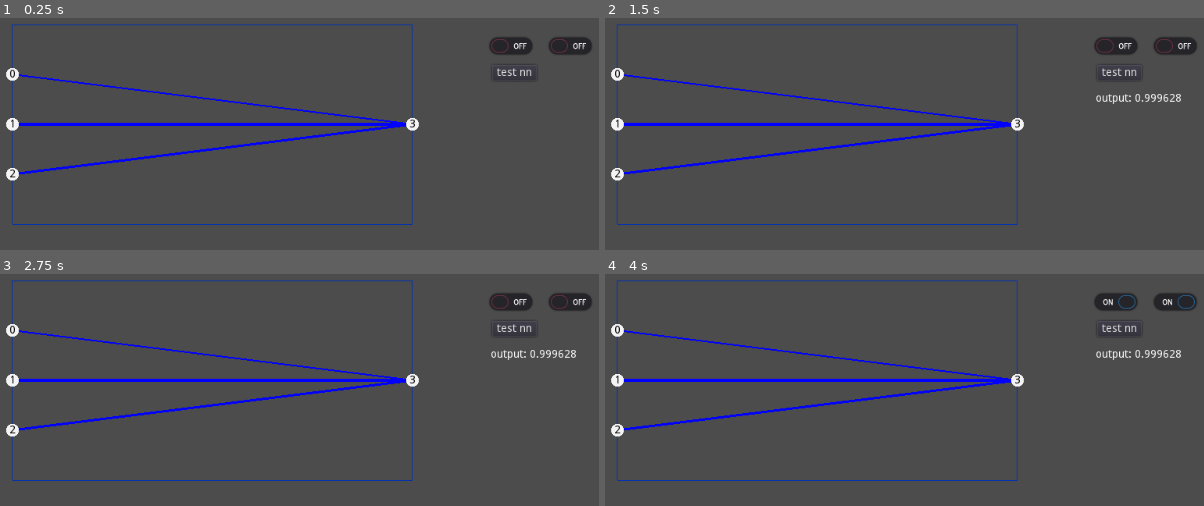
Above: before the commit, frames 1-4 (two rows, left to right).
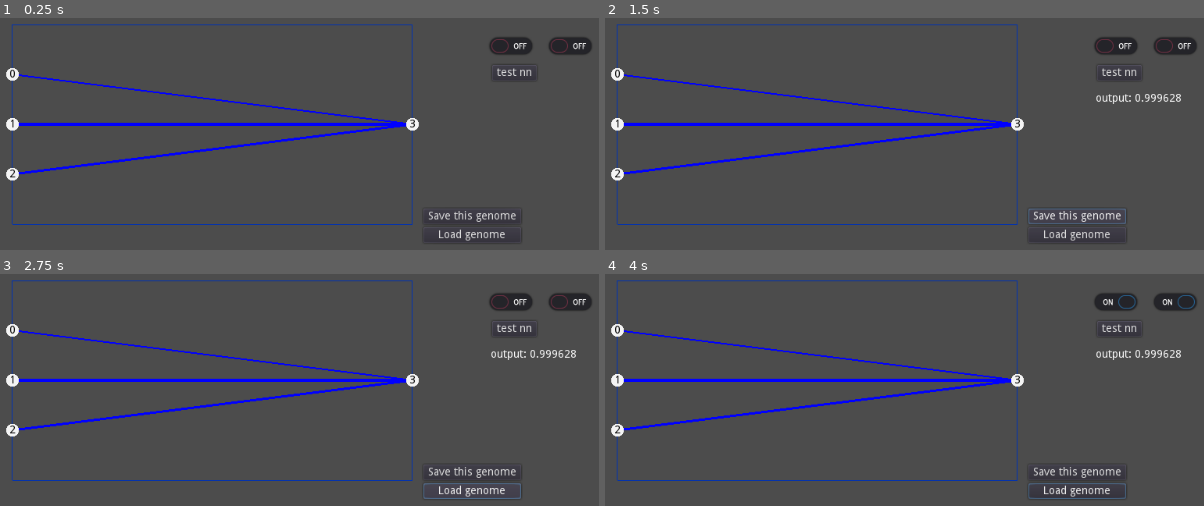
Above: after the commit, the same moments.

Repository: WhoStoleMyCoffee/GodotNEAT
Game: Godot game, scene res://Scenes/Test/TestScene.tscn
The game is run twice, just before and just after one commit, with the same random seed, the same clock (stepped at 60 frames per second) and the same inputs. Before the commit the project starts from res://Scenes/TestScene.tscn.
Inputs (mouse positions are in pixels of both pictures, inside the frame that each line leads up to):
- Up to frame 1 (0.25 s): no input
- Up to frame 2 (1.5 s): click "test nn" at 0.5 s; click (1078, 217) at 1.25 s, where only the run after the commit has a clickable "Save this genome"
- Up to frame 3 (2.75 s): click (473, 492) at 2 s, where only the run after the commit has a clickable "Load genome"
- Up to frame 4 (4 s): click (1114, 301) at 2.75 s; click (1174, 301) at 3.5 s

The runs differ from the first frame. In frame 1, 0.5% of the frame differs, in the area x 71-87%, y 83-97%; in frame 2, 0.7%, in the area x 70-87%, y 82-97%; in frame 3, 0.6%; in frame 4, 0.6%.

Commit message:
basic saving

Diff:
--- a/NEAT/NEATNN.gd
+++ b/NEAT/NEATNN.gd
@@ -89,14 +89,15 @@
 
 	nodes.resize(0)
 	nodes.resize(nn.nodes.size())
-	connections = nn.connections.duplicate()
+	connections = nn.connections.duplicate(true)
 	fitness = nn.fitness
 	species_id = nn.species_id
+	owner = nn.owner
 	return self
 
 
 func get_color() -> Color:
-	return owner.get_species_color(species_id) if owner else Color.white
+	return owner.get_species_color(species_id) if owner else Color.transparent
 
 
 func reset():
@@ -183,6 +184,27 @@
 	connections[randi() % connections.size()].is_enabled = enable
 
 
+# SAVE & LOAD -------------------------------------------------------------
+func save_json(path : String):
+	var f : File = File.new()
+	f.open(path, File.WRITE)
+	f.store_line(to_json(get_save_data()))
+	f.close()
+
+
+func get_save_data() -> Dictionary:
+	var data : Dictionary = {
+		'n' : [INPUT_COUNT, OUTPUT_COUNT, nodes.size()],
+		'c' : [],
+		'f' : fitness,
+		's' : species_id
+	}
+
+	for c in connections:
+		data.c.append(NeatUtil.compress_connection(c))
+
+	return data
+
 
 # UTIL --------------------------------------------------------------------
 func get_hidden_nodes_count() -> int:
@@ -214,7 +236,6 @@
 		print(s)
 
 
-
 func activation_func(x : float):
 #	return 1/(1+exp(-4*x))
 	return tanh(x)*0.5 + 0.5
--- a/NEAT/NEATPopulation.gd
+++ b/NEAT/NEATPopulation.gd
@@ -1,6 +1,7 @@
 class_name NEATPopulation extends Reference
 
 
+var base_size : int = 0
 var size : int = 0
 var genomes : Array = [] #NEATNN[]
 var species_data : Dictionary = {} #Dict<int id, Dict data>
@@ -55,6 +56,7 @@
 func _init(s : int, nn_inputs : int, nn_outputs : int):
 	NN_INPUTS = nn_inputs
 	NN_OUTPUTS = nn_outputs
+	base_size = s
 	size = s
 
 	for i in range(size):
@@ -115,9 +117,8 @@
 
 
 #speciate the genomes array
-# mostly the same as	speciate(genomes.duplicate())
 func speciate_genomes():
-	speciate(genomes.duplicate())
+	speciate(genomes.duplicate(true))
 
 
 #arr : unspeciated genomes array
@@ -225,14 +226,19 @@
 
 #pool : pool of ALL species
 func _reproduce_species(sid : int, count : int, pools : Dictionary, new_genomes : Array):
-	if count == 0: return
+	if count == 0:
+		if species_data.size() == 1: #if last species, reset
+			print('%s --- POPULATION FAILED. Resetting...' % [self])
+			reset( new_genomes, pools[sid].data.keys()[0] )
+		return
+
 #	print('    reproducing species. sid=%s count=%s' % [sid, count])
 	var pool : MatingPool = pools[sid]
 
 	if DO_ELITISM:
 		#pool.data.keys()[0] = best genome in this species.
 		# its index 0 bc genomes have been sorted in reproduce()
-		new_genomes.append(pool.data.keys()[0])
+		new_genomes.append(NEATNN.new(NN_INPUTS, NN_OUTPUTS).copy(pool.data.keys()[0]))
 
 	for _i in range(count - int(DO_ELITISM)):
 		var p1 : NEATNN = pool.pick()
@@ -247,6 +253,19 @@
 		child.owner = self
 		mutate(child)
 		new_genomes.append(child)
+
+
+func reset(arr : Array, base_nn : NEATNN):
+	arr.clear()
+	species_counter = 0
+	gen = 0
+	create_species(base_size)
+	for i in range(base_size):
+		var g : NEATNN = NEATNN.new(NN_INPUTS, NN_OUTPUTS).copy(base_nn)
+		mutate(g)
+		g.species_id = 0
+		g.owner = self
+		arr.append(g)
 
 
 func _compare_genomes(a, b):
@@ -278,6 +297,11 @@
 		nn.mutate_enabled(false)
 
 
+func gen_over():
+	gen += 1
+	emit_signal("gen_over")
+	reproduce()
+
 
 class MatingPool:
 	var data : Dictionary = {}
--- a/NEAT/NEATUtil.gd
+++ b/NEAT/NEATUtil.gd
@@ -23,7 +23,7 @@
 		var co = offspring.get_connection(c2.i)
 		#DISJOINT GENES
 		if co == null:
-			offspring.add_connection(c2.duplicate())
+			offspring.add_connection(c2.duplicate(true))
 			continue
 
 		#MATCHING GENES
@@ -109,3 +109,10 @@
 			return k
 		v -= pool[k]
 	return pool.keys()[1] #just in case
+
+
+func compress_connection(c : Dictionary) -> Array:
+	var a : int = c.i * (int(c.e)-int(!c.e)) #c.i if enabled, -c.i if disabled
+	var b : int = c.n[0] << 16 | (c.n[1] & 0xFFFF)
+	var w : float = c.w
+	return [a, b, w]
--- a/Scenes/TestScene.tscn
+++ b/Scenes/Test/TestScene.tscn
@@ -5,6 +5,8 @@
 [sub_resource type="GDScript" id=1]
 script/source = "extends Node2D
 
+
+const SAVEPATH : String = 'res://Scenes/Test/nn.json'
 
 var pop : NEATPopulation
 var di : int = 0
@@ -25,8 +27,7 @@
 
 func _ready():
 	pop = NEATPopulation.new(20, 3,1)
-	pop.TARGET_SPECIES = 4
-	pop.MUTATION_ADD_NODE_CHANCE = 0.0
+	pop.TARGET_SPECIES = 6
 
 	for g in pop.genomes:
 		pop.mutate(g.connect_all_nodes())
@@ -51,7 +52,7 @@
 	if Input.is_action_just_pressed(\"ui_accept\"):
 		di = 0
 		print('  reproducing...')
-		pop.reproduce()
+		pop.gen_over()
 
 		print(pop.species_data)
 		ff()
@@ -60,7 +61,8 @@
 
 func update_display():
 		$NEATDisplayer.set_drawing_nn(pop.genomes[di])
-		$RichTextLabel.text = 'genome %s\\n species: %s\\n fitness: %s' % [di, pop.genomes[di].species_id, pop.genomes[di].fitness]
+		$RichTextLabel.text = 'GEN %s' % [pop.gen] \\
+			+ '\\n genome %s\\n  species: %s\\n  fitness: %s' % [di, pop.genomes[di].species_id, pop.genomes[di].fitness]
 
 
 func ff():
@@ -78,41 +80,17 @@
 	var y = pop.genomes[di].feed_forward(X)
 	$output.text = 'output: %s' % y[0]
 
-#	var e : float = float(X[0]==1 or X[1]==1)
-#	print('y=%s expected=%s f=%s' % [y[0], e, range_lerp(abs(y[0] - e), 0.0, 1.0, 1.0, 0.0)])
 
 
-#	var pop : NEATPopulation = NEATPopulation.new(2, 0, 3,1)
-#	var nn1 : NEATNN = pop.genomes[0]
-#	var nn2 : NEATNN = pop.genomes[1]
-#
-#	nn1.add_connection(pop.create_connection(0,3, 0, true))
-#	nn1.add_connection(pop.create_connection(1,3, 0, false))
-#	nn1.add_connection(pop.create_connection(2,3, 0, true))
-#	nn1.add_connection(pop.create_connection(1,4, 0, true))
-#	nn1.add_connection(pop.create_connection(4,3, 0, true))
-#
-#	nn2.add_connection(pop.create_connection(0,3, 0, true))
-#	nn2.add_connection(pop.create_connection(1,3, 0, false))
-#	nn2.add_connection(pop.create_connection(2,3, 0, true))
-#	nn2.add_connection(pop.create_connection(1,4, 0, true))
-#	nn2.add_connection(pop.create_connection(4,3, 0, false))
-#
-#	nn2.add_connection(pop.create_connection(4,5, 0, true))
-#	nn2.add_connection(pop.create_connection(5,3, 0, true))
-#
-#	nn1.add_connection(pop.create_connection(0,4, 0, true))
-#
-#	nn2.add_connection(pop.create_connection(2,4, 0, true))
-#	nn2.add_connection(pop.create_connection(0,5, 0, true))
-#
-#	nn1.print_data()
-#	nn2.print_data()
-#
-#
-#	var child : NEATNN = NeatUtil.crossover(nn2, nn1)
-#
-#	child.print_data()
+
+func _on_Save_pressed():
+	print('Saving genome...')
+	pop.genomes[di].save_json(SAVEPATH)
+	print('Saving complete')
+
+
+func _on_Load_pressed():
+	pass # Replace with function body.
 "
 
 [node name="TestScene" type="Node2D"]
@@ -162,4 +140,20 @@
 margin_right = 668.0
 margin_bottom = 118.0
 
+[node name="Save" type="Button" parent="."]
+margin_left = 542.0
+margin_top = 252.0
+margin_right = 667.0
+margin_bottom = 272.0
+text = "Save this genome"
+
+[node name="Load" type="Button" parent="."]
+margin_left = 542.0
+margin_top = 276.0
+margin_right = 667.0
+margin_bottom = 296.0
+text = "Load genome"
+
 [connection signal="pressed" from="Button" to="." method="_on_Button_pressed"]
+[connection signal="pressed" from="Save" to="." method="_on_Save_pressed"]
+[connection signal="pressed" from="Load" to="." method="_on_Load_pressed"]
--- /dev/null
+++ b/Scenes/Test/nn.json
@@ -0,0 +1 @@
+{"c":[[0,3,1],[1,4294967299,1],[2,8589934595,1]],"f":3.080758,"n":[3,1,4],"s":0}
--- a/project.godot
+++ b/project.godot
@@ -33,7 +33,7 @@
 [application]
 
 config/name="NEAT_v2"
-run/main_scene="res://Scenes/TestScene.tscn"
+run/main_scene="res://Scenes/Test/TestScene.tscn"
 config/icon="res://icon.png"
 
 [autoload]
